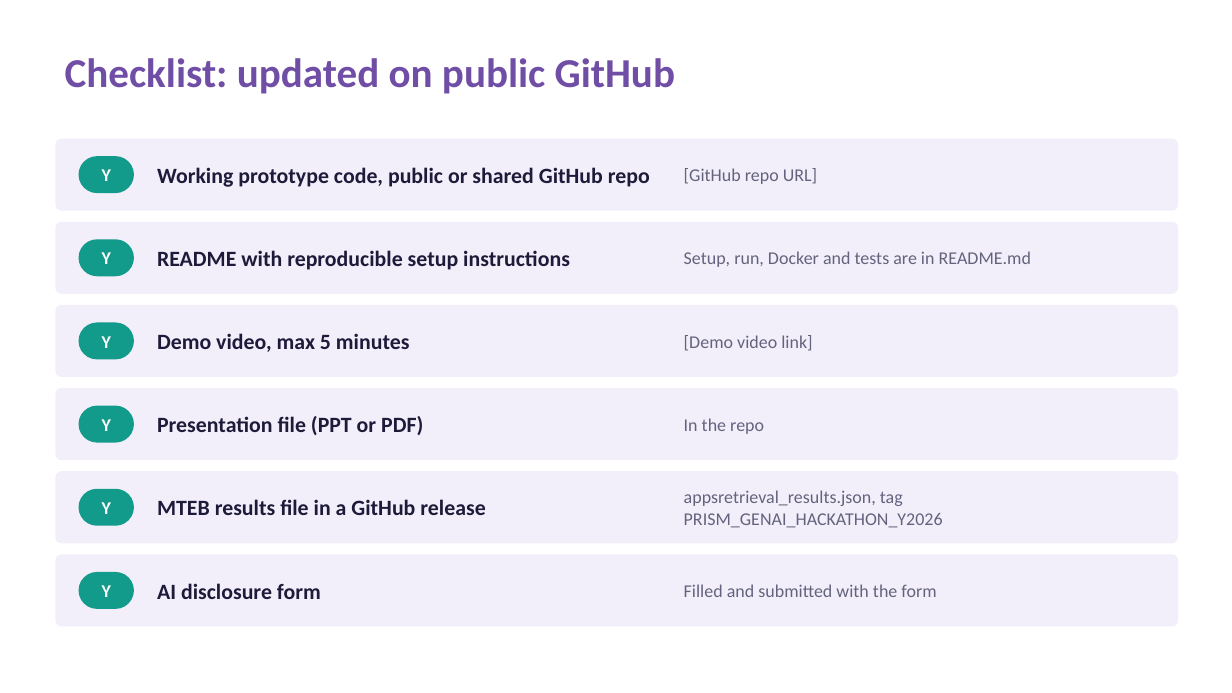
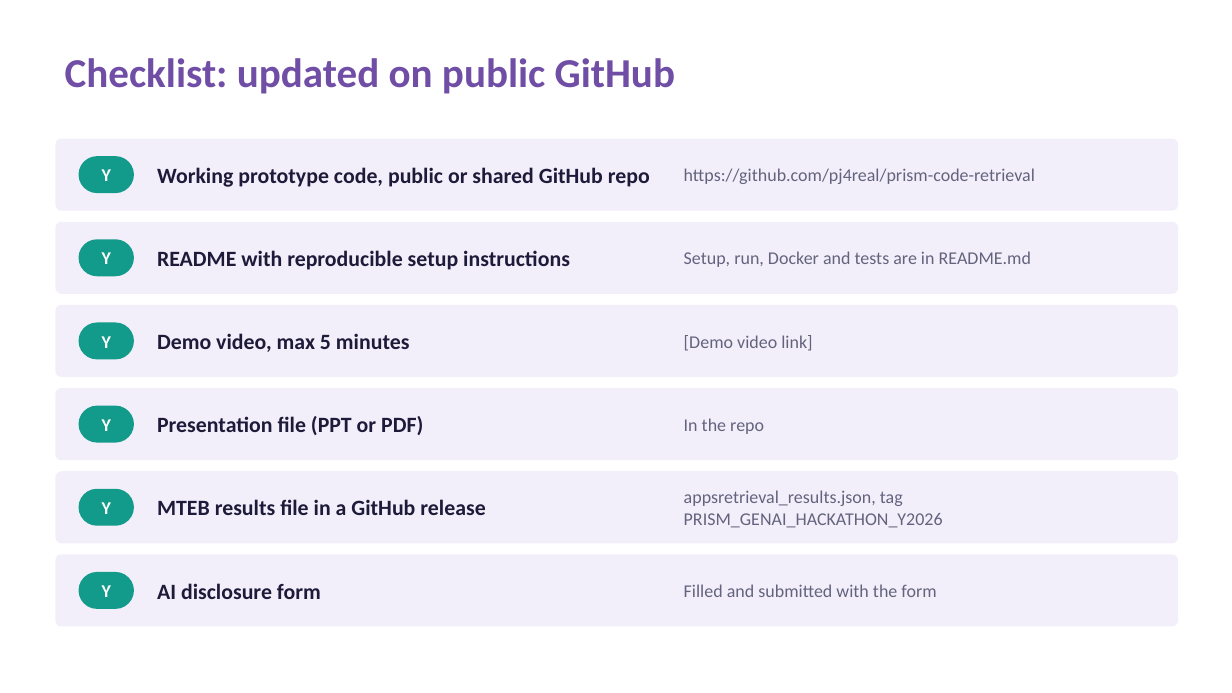
Before and after one commit to pj4real/prism-code-retrieval, a slide deck: slide 11 of submission/VITV_TeamName_Submission.pptx. Drawn at 1232x693 pixels with LibreOffice and Linux fonts; fonts in the diff are those of the drawing. Boxes give left, top, right and bottom in pixels: in the first picture for what was removed or moved away, otherwise in the second. Text is boxed around its words. In the diff, an @@ line names an element or a change of style, - is before the commit and + after.

```diff
--- a/submission/VITV_TeamName_Submission.pptx
+++ b/submission/VITV_TeamName_Submission.pptx
@@ text at (684, 168, 1035, 184): text changed @@
-[GitHub repo URL]
+https://github.com/pj4real/prism-code-retrieval
```
Also in this commit, not shown: 7 other slides changed, 9 other files.
